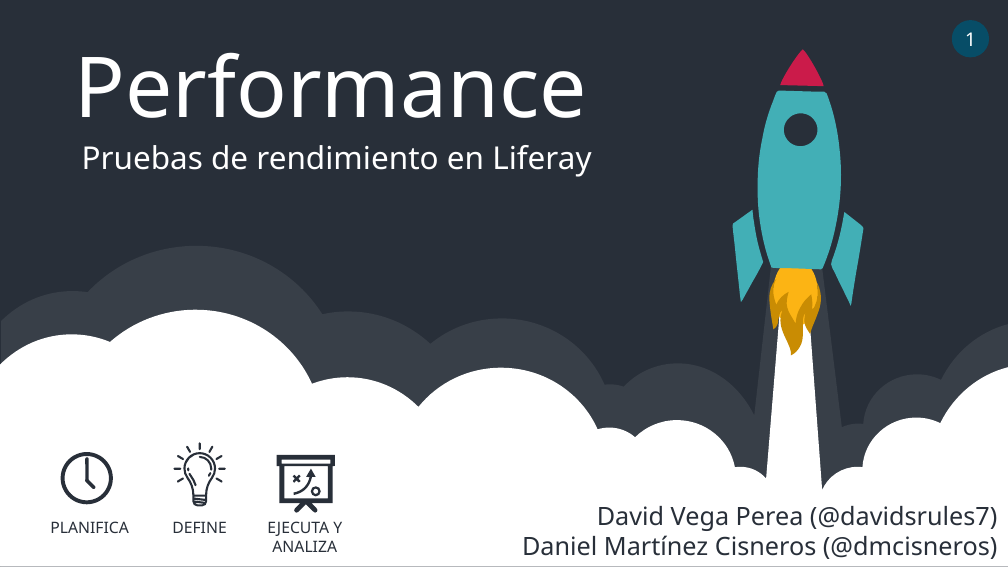
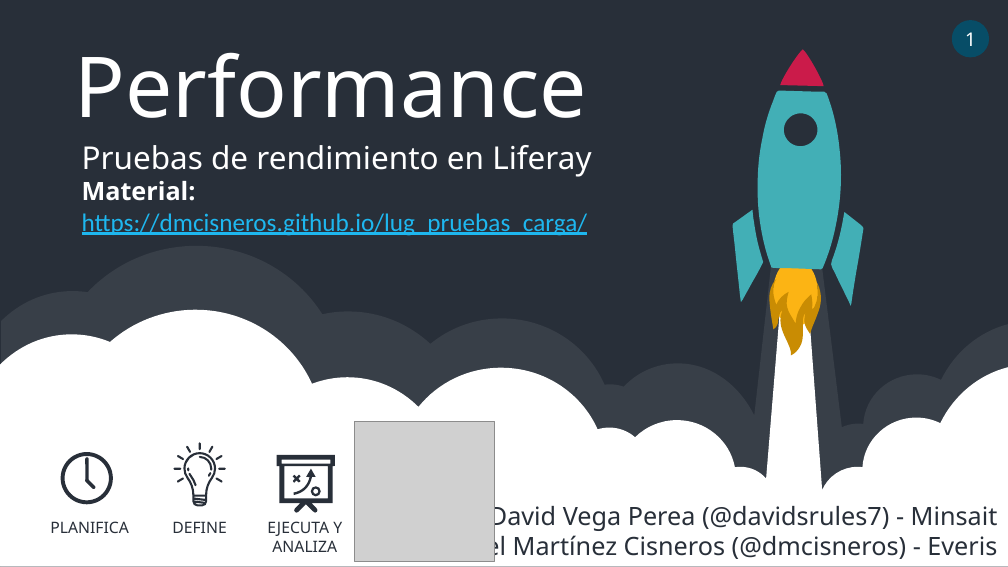
Before and after one commit to dmcisneros/formacion_lug_pruebas_carga, a slide deck: slide 1 of ppt/slides.pptx. Drawn at 1008x567 pixels with LibreOffice and Linux fonts; fonts in the diff are those of the drawing; grey boxes stand for pictures. Boxes give left, top, right and bottom in pixels: in the first picture for what was removed or moved away, otherwise in the second. Text is boxed around its words. In the diff, an @@ line names an element or a change of style, - is before the commit and + after.

Commit message:
updated slide

```diff
--- a/ppt/slides.pptx
+++ b/ppt/slides.pptx
@@ text at box(82, 181, 587, 236): paragraphs added @@
+Material:
+https://dmcisneros.github.io/lug_pruebas_carga/
@@ picture added at box(355, 421, 495, 562) @@
@@ text at box(431, 502, 998, 562): text changed @@
-David Vega Perea (@davidsrules7)
-Daniel Martínez Cisneros (@dmcisneros)
+David Vega Perea (@davidsrules7) - Minsait
+Daniel Martínez Cisneros (@dmcisneros) - Everis
```
Also in this commit, not shown: 5 other slides changed, 30 slides added.
